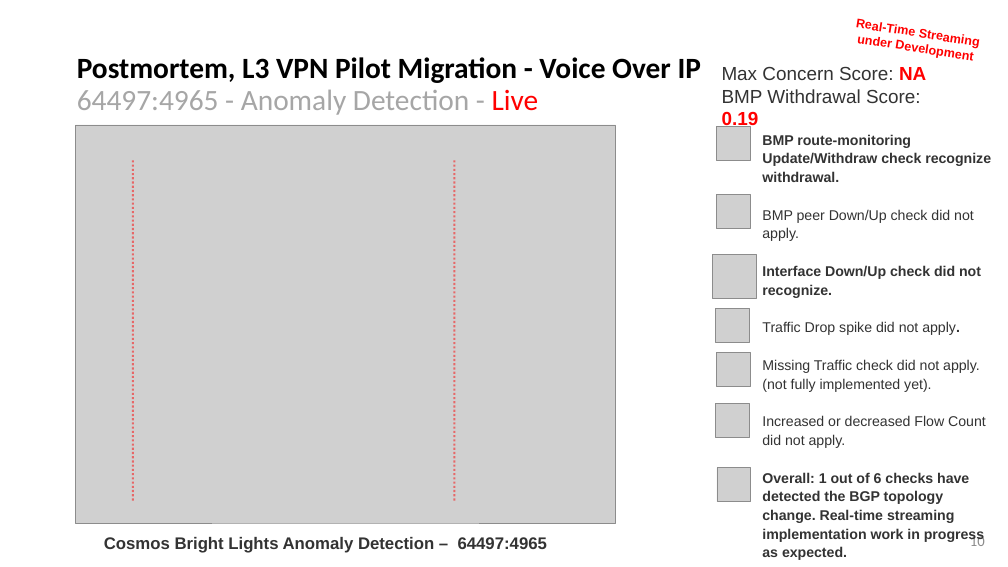
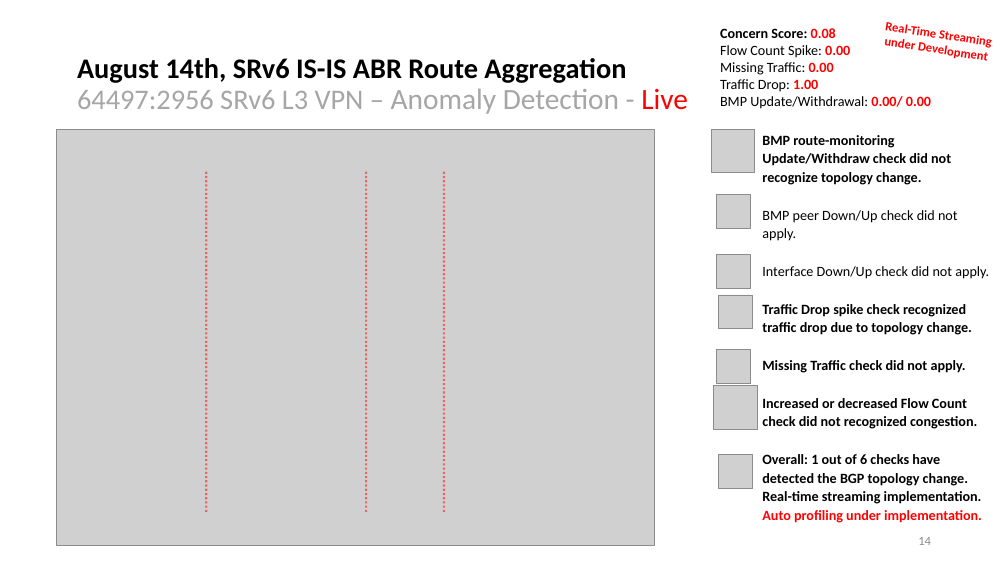
Before and after one commit to network-analytics/ietf-network-analytics-document-status, a slide deck: slide 14 of 121/NMOP/nmop-interim-swisscom-network-analytics-network-incident-postmortem.pptx (slide 10 before the commit). Drawn at 1008x567 pixels with LibreOffice and Linux fonts; fonts in the diff are those of the drawing; grey boxes stand for pictures. Boxes give left, top, right and bottom in pixels: in the first picture for what was removed or moved away, otherwise in the second. Text is boxed around its words. In the diff, an @@ line names an element or a change of style, - is before the commit and + after.

```diff
--- a/121/NMOP/nmop-interim-swisscom-network-analytics-network-incident-postmortem.pptx
+++ b/121/NMOP/nmop-interim-swisscom-network-analytics-network-incident-postmortem.pptx
@@ text added at <box>720,28,931,109</box>, 13.5 pt, text #000000 @@
+Concern Score: 0.08
+Flow Count Spike: 0.00
+Missing Traffic: 0.00
+Traffic Drop: 1.00
+BMP Update/Withdrawal: 0.00/ 0.00
@@ text "Real-Time Streaming under Development": place and size @@
-text "Real-Time Streaming under Development" at <box>856,18,979,48</box>
+text "Real-Time Streaming under Development" at <box>884,24,936,50</box>
@@ text "Real-Time Streaming under Development" at <box>884,24,936,50</box>: font Arial to Calibri @@
@@ text at <box>77,58,688,114</box>: text changed; size 28 to 27 pt; bold off @@
-Postmortem, L3 VPN Pilot Migration - Voice Over IP
-64497:4965 - Anomaly Detection - Live
+August 14th, SRv6 IS-IS ABR Route Aggregation
+64497:2956 SRv6 L3 VPN – Anomaly Detection - Live
@@ text removed at <box>722,67,926,130</box> @@
-Max Concern Score: NA
-BMP Withdrawal Score: 0.19
@@ picture: place and size @@
-picture at <box>76,125,616,523</box>
+picture at <box>57,130,654,545</box>
@@ picture: place and size @@
-picture at <box>713,255,756,298</box>
+picture at <box>712,129,755,172</box>
@@ text at <box>762,135,951,185</box>: text changed; font Arial to Calibri; text colour #333333 to #000000 @@
-BMP route-monitoring Update/Withdraw check recognize withdrawal.
+BMP route-monitoring Update/Withdraw check did not recognize topology change.
@@ line moved from (133, 160) - (133, 501) to (206, 172) - (206, 512) @@
@@ line added from (366, 172) to (366, 512), #FF0000 2 pt dashed @@
@@ line moved from (454, 160) - (454, 501) to (444, 172) - (444, 512) @@
@@ text at <box>762,210,958,241</box>: font Arial to Calibri, text colour #333333 to #000000 in "BMP peer Down/Up check did not apply." @@
@@ picture: place and size @@
-picture at <box>716,404,750,438</box>
+picture at <box>716,255,750,289</box>
@@ text at <box>762,266,989,523</box>: text changed; font Arial to Calibri; text colour #333333 to #000000 @@
-Interface Down/Up check did not recognize.
-Traffic Drop spike did not apply.
-Missing Traffic check did not apply. (not fully implemented yet).
-Increased or decreased Flow Count did not apply.
-Overall: 1 out of 6 checks have detected the BGP topology change. Real-time streaming implementation work in progress as expected.
+Interface Down/Up check did not apply.
+Traffic Drop spike check recognized traffic drop due to topology change.
+Missing Traffic check did not apply.
+Increased or decreased Flow Count check did not recognized congestion.
+Overall: 1 out of 6 checks have detected the BGP topology change. Real-time streaming implementation. Auto profiling under implementation.
@@ picture: place and size @@
-picture at <box>716,127,750,161</box>
+picture at <box>718,295,752,329</box>
@@ picture: place and size @@
-picture at <box>716,309,750,343</box>
+picture at <box>716,349,750,383</box>
@@ picture removed at <box>717,352,751,386</box> @@
@@ picture added at <box>714,386,757,429</box> @@
@@ picture: place and size @@
-picture at <box>717,468,751,502</box>
+picture at <box>718,454,752,488</box>
@@ text removed at <box>104,537,547,553</box> @@
-Cosmos Bright Lights Anomaly Detection – 64497:4965
@@ page number added at <box>918,537,931,545</box>, 12 pt, text #8C8C8C @@
+14
@@ page number removed at <box>970,534,985,546</box> @@
-10
```
Also in this commit, not shown: 4 other slides changed, 12 slides added, 7 slides removed, 1 other file.
